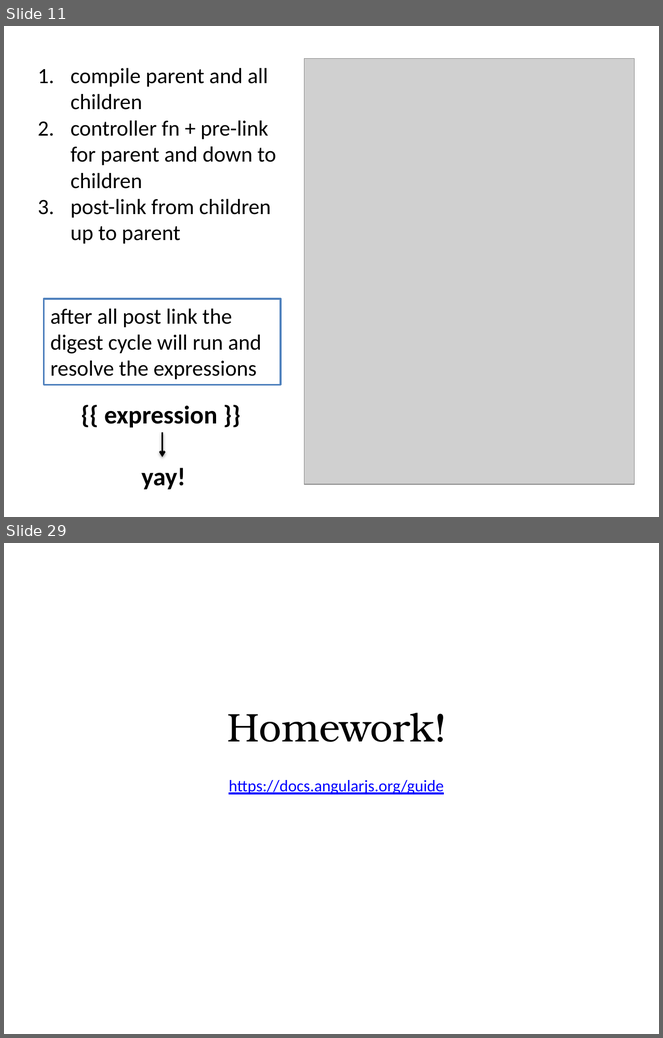
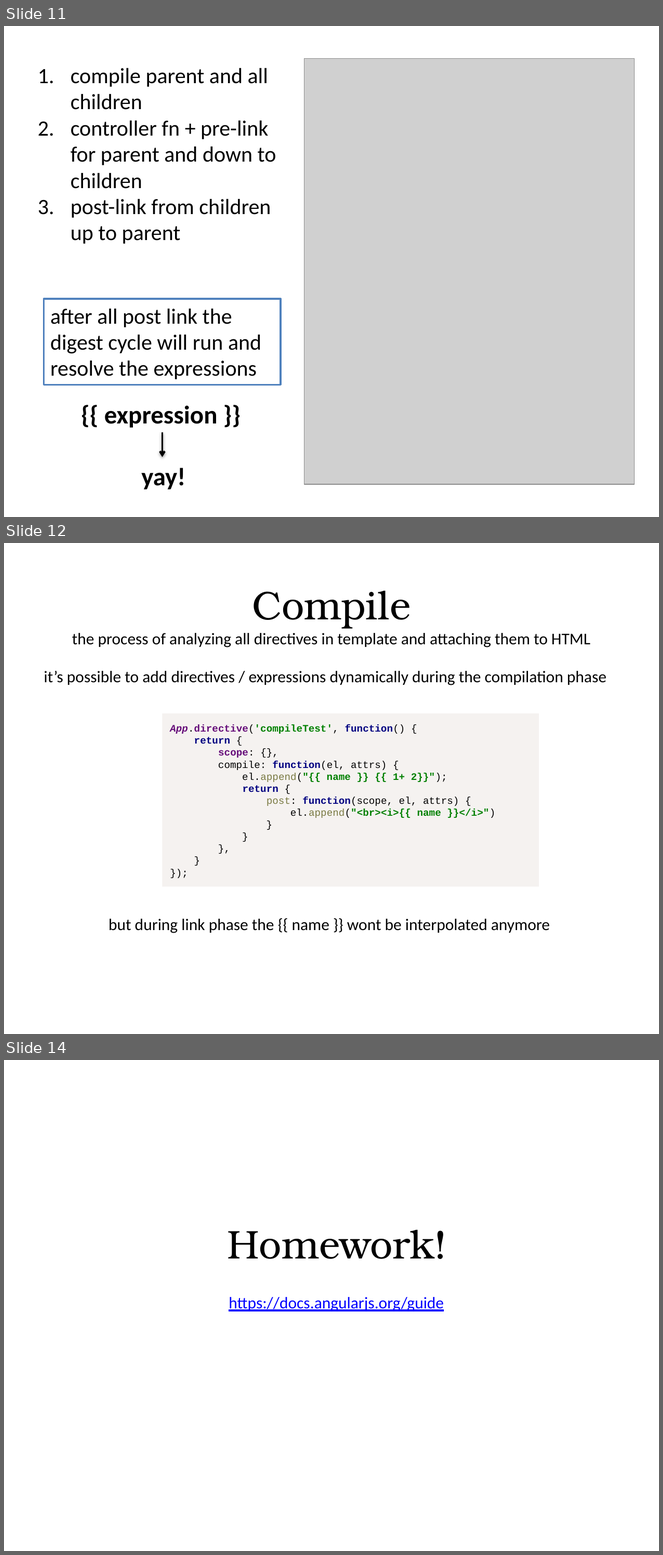
Before and after one commit to alexeymatveevp/angularjs-course, a slide deck: docs/03_directives.pptx. Shown one above the other, each under a label of ours: slides 11 and 29 before the commit, slides 11, 12 and 14 after it; the slides between them are not shown. The pictures are 663x1038 and 663x1555 pixels, drawn with LibreOffice and Linux fonts; fonts in the diff are those of the drawing; grey boxes stand for pictures. Boxes give left, top, right and bottom in pixels: in the first picture for what was removed or moved away, otherwise in the second. Text is boxed around its words. In the diff, an @@ line names an element or a change of style, - is before the commit and + after.

Commit message:
part 4 directives final

```diff
--- a/docs/03_directives.pptx
+++ b/docs/03_directives.pptx
@@ slide 12 added at [4,543,659,1034], background #FFFFFF @@
@@ title added at [253,590,411,629], 44 pt, text #000000 @@
+Compile
@@ text added at [72,633,591,648], 18 pt, text #000000 @@
+the process of analyzing all directives in template and attaching them to HTML
@@ text added at [44,671,607,685], 18 pt, text #000000 @@
+it’s possible to add directives / expressions dynamically during the compilation phase
@@ rectangle added at [163,714,539,887], fill #F5F2F0, 11 pt, text #000000, bold @@
+App.directive('compileTest', function() {
+return {
+scope: {},
+compile: function(el, attrs) {
+el.append("{{ name }} {{ 1+ 2}}");
+return {
+post: function(scope, el, attrs) {
+el.append("<br><i>{{ name }}</i>")
+}
+}
+},
+}
+});
@@ text added at [109,919,550,934], 18 pt, text #000000 @@
+but during link phase the {{ name }} wont be interpolated anymore
@@ what was slide 29 is now slide 14 @@
```
Also in this commit, not shown: 3 slides changed, 1 other slide added, 17 slides removed, 31 other files.
